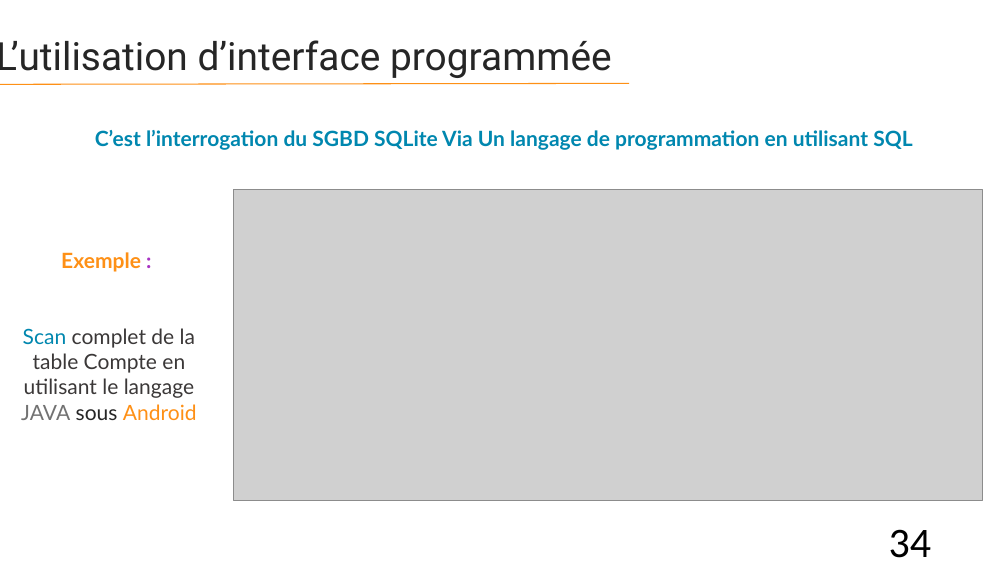
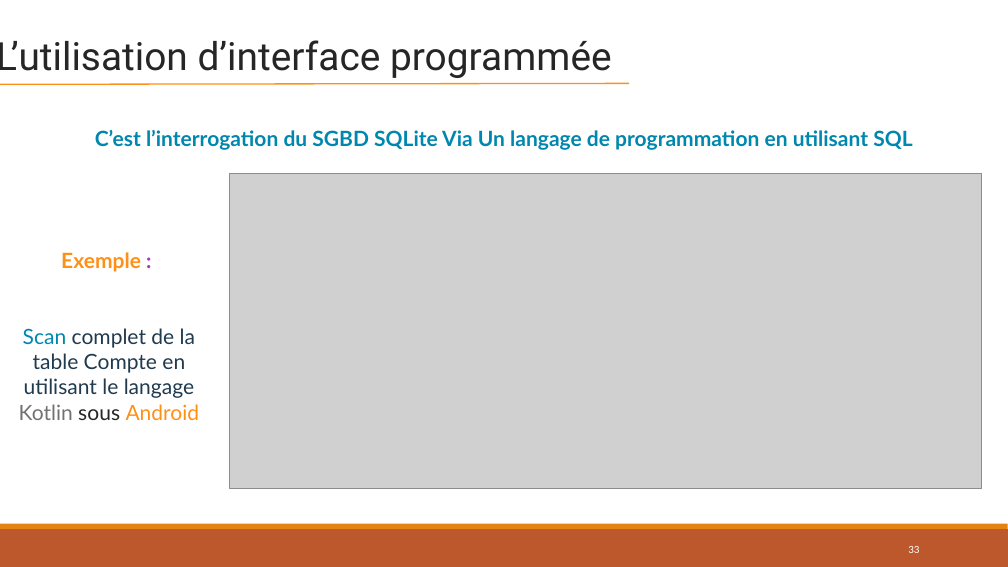
Before and after one commit to lahcenrahlaoui/Wingardium_Leviosaaaa, a slide deck: slide 33 of Presentation-projet-SQLite (1) - Copy.pptx (slide 34 before the commit). Drawn at 1008x567 pixels with LibreOffice and Linux fonts; fonts in the diff are those of the drawing; grey boxes stand for pictures. Boxes give left, top, right and bottom in pixels: in the first picture for what was removed or moved away, otherwise in the second. Text is boxed around its words. In the diff, an @@ line names an element or a change of style, - is before the commit and + after.

```diff
--- a/Presentation-projet-SQLite (1) - Copy.pptx
+++ b/Presentation-projet-SQLite (1) - Copy.pptx
@@ line (0, 85) - (629, 83): stroke #FE9016 1 pt to #FE9016 1.25 pt @@
@@ picture: place and size @@
-picture at box(233, 190, 982, 501)
+picture at box(230, 174, 982, 489)
@@ text at box(19, 328, 200, 420): text changed; text colour #3B3838 to #203A4E @@
-Scan complet de la table Compte en utilisant le langage JAVA sous Android
+Scan complet de la table Compte en utilisant le langage Kotlin sous Android
@@ rectangle added at box(0, 529, 1008, 567), fill #BD582C @@
@@ rectangle added at box(0, 524, 1008, 529), fill #E48312 @@
@@ page number at box(908, 546, 919, 553): text changed; size 40 to 10.5 pt; text colour #000000 to #FFFFFF @@
-34
+33
```
Also in this commit, not shown: 47 other slides changed, 5 slides added, 7 slides removed.
